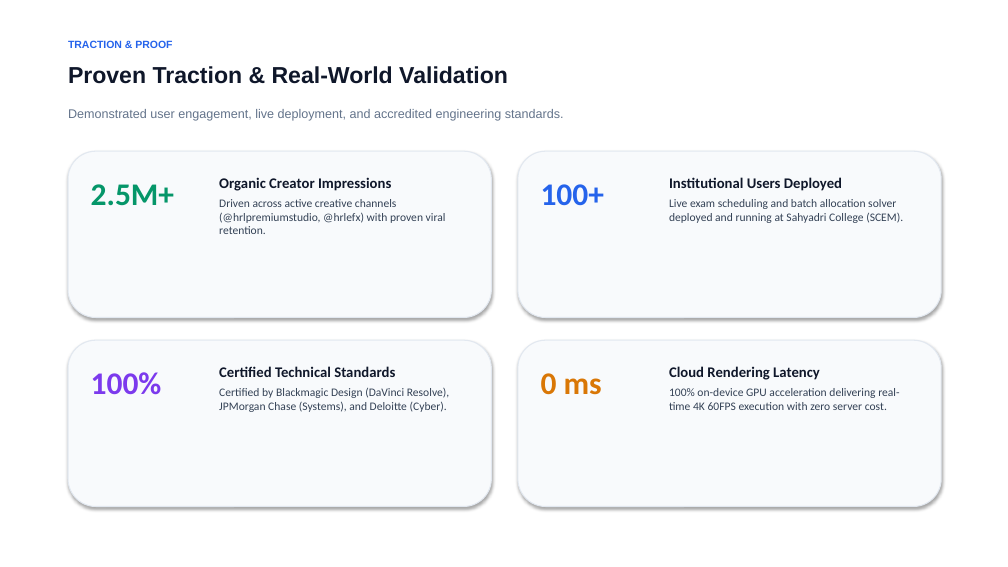
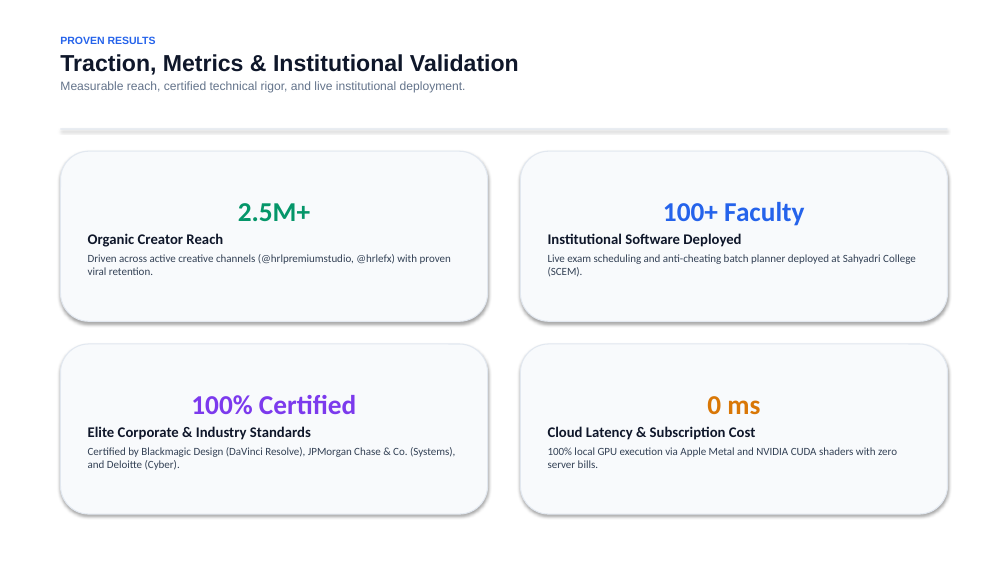
Before and after one commit to hrlpavan/hrl-international-website-, a slide deck: slide 4 of HRL_International_Pitch_Deck.pptx. Drawn at 1008x567 pixels with LibreOffice and Linux fonts; fonts in the diff are those of the drawing. Boxes give left, top, right and bottom in pixels: in the first picture for what was removed or moved away, otherwise in the second. Text is boxed around its words. In the diff, an @@ line names an element or a change of style, - is before the commit and + after.

Commit message:
Fix layout overlap: restructure all slides into clean, non-overlapping cards

```diff
--- a/HRL_International_Pitch_Deck.pptx
+++ b/HRL_International_Pitch_Deck.pptx
@@ rectangle removed at [0,0,1008,567] @@
@@ text at [60,36,519,93]: text changed; size 22 to 11.5 pt; text colour #0F172A to #64748B; bold off @@
-Proven Traction & Real-World Validation
+PROVEN RESULTS
+Traction, Metrics & Institutional Validation
+Measurable reach, certified technical rigor, and live institutional deployment.
@@ text removed at [68,40,172,48] @@
-TRACTION & PROOF
@@ text removed at [68,109,564,121] @@
-Demonstrated user engagement, live deployment, and accredited engineering standards.
@@ rectangle added at [60,129,948,129], fill #E2E8F0 @@
@@ rounded rectangle "2.5M+": place and size @@
-rounded rectangle "2.5M+" at [219,177,446,234]
+rounded rectangle "2.5M+" at [60,151,488,321]
@@ rounded rectangle "2.5M+" at [60,151,488,321]: vertical alignment top to middle; fill none to #F8FAFC; outline none to #E2E8F0 1 pt; shadow on @@
@@ rounded rectangle removed at [68,151,492,318] @@
@@ rounded rectangle "100+ Faculty": place and size @@
-rounded rectangle "100+ Faculty" at [518,151,941,318]
+rounded rectangle "100+ Faculty" at [520,151,948,321]
@@ text removed at [669,177,903,223] @@
-Institutional Users Deployed
-Live exam scheduling and batch allocation solver deployed and running at Sahyadri College (SCEM).
@@ text in rounded rectangle at [88,203,310,247]: text changed @@
-Organic Creator Impressions
+2.5M+
+Organic Creator Reach
@@ text removed at [91,184,174,206] @@
-2.5M+
@@ text removed at [541,184,604,205] @@
-100+
@@ text in rounded rectangle at [548,202,916,277]: text added @@
+100+ Faculty
+Institutional Software Deployed
+Live exam scheduling and anti-cheating batch planner deployed at Sahyadri College (SCEM).
@@ text in rounded rectangle at [88,254,451,275]: size 11 to 10.5 pt in "Driven across active creative channels (@hrlpremiumstudio, @ ..." @@
@@ rounded rectangle "100% Certified" at [60,344,488,514]: vertical alignment top to middle; fill none to #F8FAFC; outline none to #E2E8F0 1 pt; shadow on @@
@@ rounded rectangle "100% Certified": place and size @@
-rounded rectangle "100% Certified" at [219,366,449,412]
+rounded rectangle "100% Certified" at [60,344,488,514]
@@ rounded rectangle removed at [68,340,492,507] @@
@@ rounded rectangle "0 ms": place and size @@
-rounded rectangle "0 ms" at [518,340,941,507]
+rounded rectangle "0 ms" at [520,344,948,514]
@@ text removed at [91,372,162,395] @@
-100%
@@ text removed at [541,373,602,395] @@
-0 ms
@@ text removed at [669,366,899,410] @@
-Cloud Rendering Latency
-100% on-device GPU acceleration delivering real-time 4K 60FPS execution with zero server cost.
@@ text in rounded rectangle at [88,395,455,470]: text changed; size 11 to 10.5 pt @@
-Certified Technical Standards
-Certified by Blackmagic Design (DaVinci Resolve), JPMorgan Chase (Systems), and Deloitte (Cyber).
+100% Certified
+Elite Corporate & Industry Standards
+Certified by Blackmagic Design (DaVinci Resolve), JPMorgan Chase & Co. (Systems), and Deloitte (Cyber).
@@ text in rounded rectangle at [548,396,897,468]: text added @@
+0 ms
+Cloud Latency & Subscription Cost
+100% local GPU execution via Apple Metal and NVIDIA CUDA shaders with zero server bills.
```
Also in this commit, not shown: 9 other slides changed.
